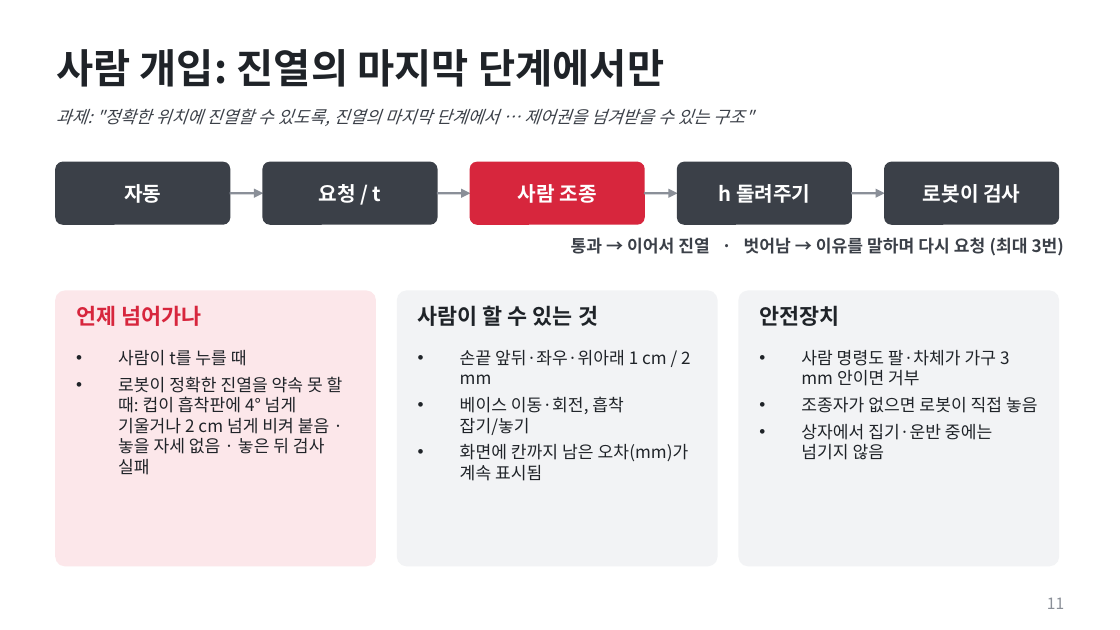
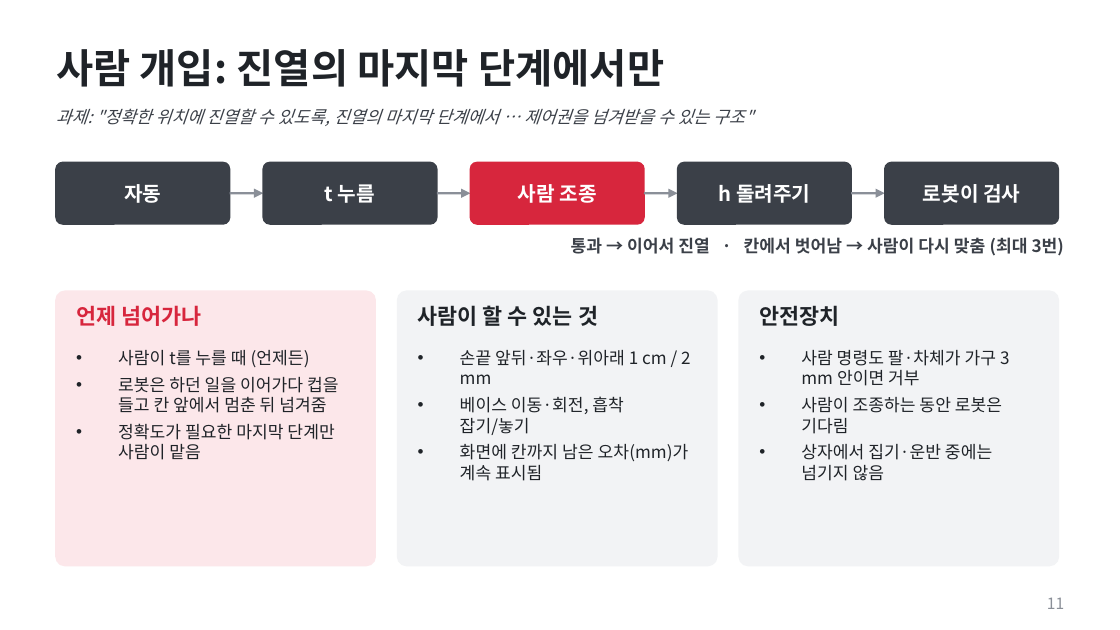
Before and after one commit to hayoung0Lee/cupramen, a slide deck: slide 11 of presentation/cupramen_deck.pptx. Drawn at 1120x630 pixels with LibreOffice and Linux fonts; fonts in the diff are those of the drawing. Boxes give left, top, right and bottom in pixels: in the first picture for what was removed or moved away, otherwise in the second. Text is boxed around its words. In the diff, an @@ line names an element or a change of style, - is before the commit and + after.

```diff
--- a/presentation/cupramen_deck.pptx
+++ b/presentation/cupramen_deck.pptx
@@ text at box(325, 184, 375, 203): text changed @@
-요청 / t
+t 누름
@@ text at box(571, 237, 1064, 256): text changed @@
-통과 → 이어서 진열 · 벗어남 → 이유를 말하며 다시 요청 (최대 3번)
+통과 → 이어서 진열 · 칸에서 벗어남 → 사람이 다시 맞춤 (최대 3번)
@@ text at box(118, 350, 339, 460): text changed @@
-• 사람이 t를 누를 때
-• 로봇이 정확한 진열을 약속 못 할 때: 컵이 흡착판에 4° 넘게 기울거나 2 cm 넘게 비켜 붙음 · 놓을 자세 없음 · 놓은 뒤 검사 실패
+• 사람이 t를 누를 때 (언제든)
+• 로봇은 하던 일을 이어가다 컵을 들고 칸 앞에서 멈춘 뒤 넘겨줌
+• 정확도가 필요한 마지막 단계만 사람이 맡음
@@ text at box(801, 397, 1002, 434): text changed @@
-• 조종자가 없으면 로봇이 직접 놓음
+• 사람이 조종하는 동안 로봇은 기다림
```
Also in this commit, not shown: 2 other slides changed, 1 other file.
